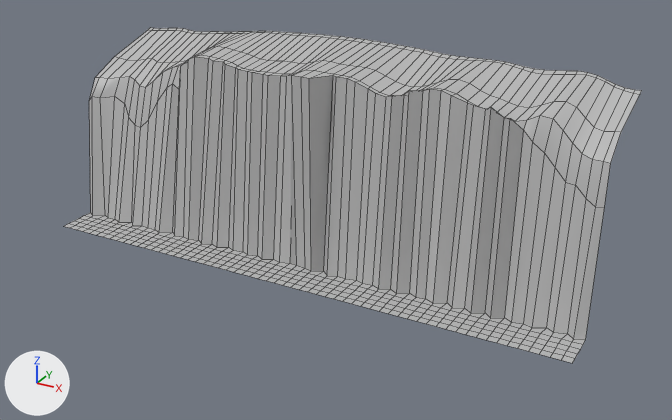
Before and after pictures for a commit that changed the FBX model Content/Geometry/Landscape/Cliff.fbx.
The view is the same before and after, from a camera (50 mm lens) standing at (21.2, -35.6, 19.4) and looking at (1.2, 0.8, 1.2). The lights are fixed; the arrows at lower left show +X, +Y and +Z. Mesh edges are drawn as thin lines. Where no turn or scale is listed for an object, it has been applied to the vertices.

Before the edit, the objects in view are built like this:
```python
me_mesh = bpy.data.meshes.new('Mesh')
me_mesh.from_pydata(...)  # 671 vertices, 600 faces; spans x -14.0..14.0, y -2.3..6.9, z -1.8..8.3
me_mesh.materials.append(mat_lambert1)  # grey #bcbcbc
# before: 427 (-13.9, 1.2, 5.7) at pixel (95, 77), 428 (-13.6, 1.3, 5.7) at pixel (99, 77), 429 (-13.2, 1.4, 5.7) at pixel (108, 78), 430 (-12.6, 1.7, 5.7) at pixel (120, 77), 431 (-11.9, 1.8, 5.9) at pixel (129, 76)
# before: 432 (-11.5, 1.6, 5.8) at pixel (134, 79), 433 (-11.0, 1.5, 5.6) at pixel (139, 85), 434 (-10.5, 1.4, 5.6) at pixel (145, 87), 435 (-10.0, 1.4, 5.9) at pixel (153, 81)
# before: 480 (10.6, 1.6, 7.2) at pixel (540, 115), 481 (11.1, 1.8, 7.1) at pixel (553, 118), 482 (11.6, 1.7, 6.7) at pixel (563, 130), 483 (12.1, 1.5, 6.3) at pixel (572, 143), 484 (12.6, 1.3, 6.0) at pixel (582, 153)
# before: 485 (13.1, 1.1, 5.9) at pixel (592, 159), 486 (13.6, 0.9, 5.9) at pixel (603, 161), 487 (13.9, 0.9, 5.9) at pixel (610, 163)
ob_cliff = bpy.data.objects.new('Cliff', me_mesh)
ob_cliff.location = (0.0, 0.0, 0.0)
```
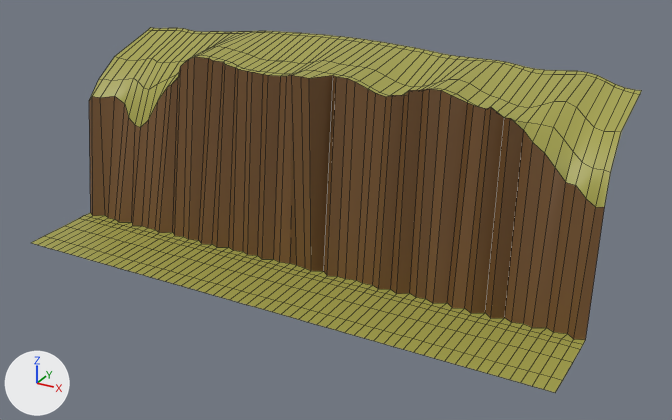
Location of each change, (x1, y1, x2, y2) in pixels of the pictures (672 x 420 px; the box of a moved part takes in the faces that stretch with it):
'Cliff', reshaped, recoloured (9% taller)
    before: (64, 27, 642, 363)
    after: (31, 27, 642, 393)
part 1 of me_mesh, moved or reshaped
    before: (64, 224, 575, 363)
    after: (31, 236, 562, 393)
part 2 of me_mesh, moved or reshaped
    before: (69, 218, 580, 358)
    after: (45, 218, 580, 380)
part 3 of me_mesh, moved or reshaped
    before: (89, 57, 185, 235)
    after: (90, 57, 185, 235)
part 4 of me_mesh, moved or reshaped
    both: (510, 101, 621, 207)
part 5 of me_mesh, recoloured (grey to yellow)
    both: (80, 213, 585, 349)
part 6 of me_mesh, recoloured (grey to yellow)
    both: (115, 27, 642, 132)
part 7 of me_mesh, recoloured (grey to brown)
    both: (89, 57, 604, 340)

What the commit changed:
Material 'Rock1' (mat_rock1) is new.
Its base color is (0.174, 0.0832, 0.0256) (brown #74512c).
Material 'Grass' (mat_grass) is new.
Its base color is (0.376, 0.364, 0.0737) (yellow #a5a34d).
me_mesh has 671 vertices, 600 faces and spans x -14.0..14.0, y -2.3..6.9, z -1.8..8.3.
me_mesh is used by ob_cliff; location (0.0, 0.0, 0.0).
me_mesh part 1: all 61 vertices in x -14.0..14.0, y -1.9, z -1.8 are moved by (0.0, -1.8, 0.0).
me_mesh part 2: all 61 vertices in x -14.0..14.0, y -1.5, z -1.8 are moved by (0.0, -0.7, 0.0).
Part 3, on me_mesh:
Vertices 427 to 435 of me_mesh move by (0.0, 0.3, -0.2).
Vertex 377 of me_mesh moves from (-8.5, 1.1, 6.1) at pixel (172, 83) to (-8.5, 1.0, 6.1) at pixel (171, 84).
Vertex 378 of me_mesh moves from (-8.1, 1.1, 5.9) at pixel (179, 89) to (-8.1, 1.1, 6.5) at pixel (178, 77).
Vertex 436 of me_mesh moves from (-9.5, 1.6, 6.5) at pixel (163, 71) to (-9.5, 2.0, 6.0) at pixel (168, 78).
Vertex 437 of me_mesh moves from (-8.9, 1.7, 6.8) at pixel (172, 67) to (-8.9, 2.0, 6.3) at pixel (176, 74).
Vertex 438 of me_mesh moves from (-8.5, 1.7, 6.9) at pixel (178, 65) to (-8.5, 1.9, 6.5).
Vertex 439 of me_mesh moves from (-8.1, 1.5, 7.1) at pixel (183, 63) to (-8.1, 1.9, 6.8).
Part 4, on me_mesh:
Vertices 480 to 487 of me_mesh move by (0.0, 0.2, -0.5).
Vertex 479 of me_mesh moves from (10.1, 1.4, 7.0) at pixel (527, 119) to (10.1, 1.5, 6.9) at pixel (527, 122).
me_mesh part 5: all 300 faces centred in x -13.8..13.8, y -2.1..-0.4, z -1.8 switch from mat_lambert1 (grey #bcbcbc) to mat_grass (yellow #a5a34d).
me_mesh part 6: all 240 faces centred in x -13.8..13.8, y 0.3..6.7, z 4.5..8.3 switch from mat_lambert1 (grey #bcbcbc) to mat_grass (yellow #a5a34d).
me_mesh part 7: all 60 faces centred in x -13.8..13.8, y -0.3..0.6, z 0.9..3.1 switch from mat_lambert1 (grey #bcbcbc) to mat_rock1 (brown #74512c).
